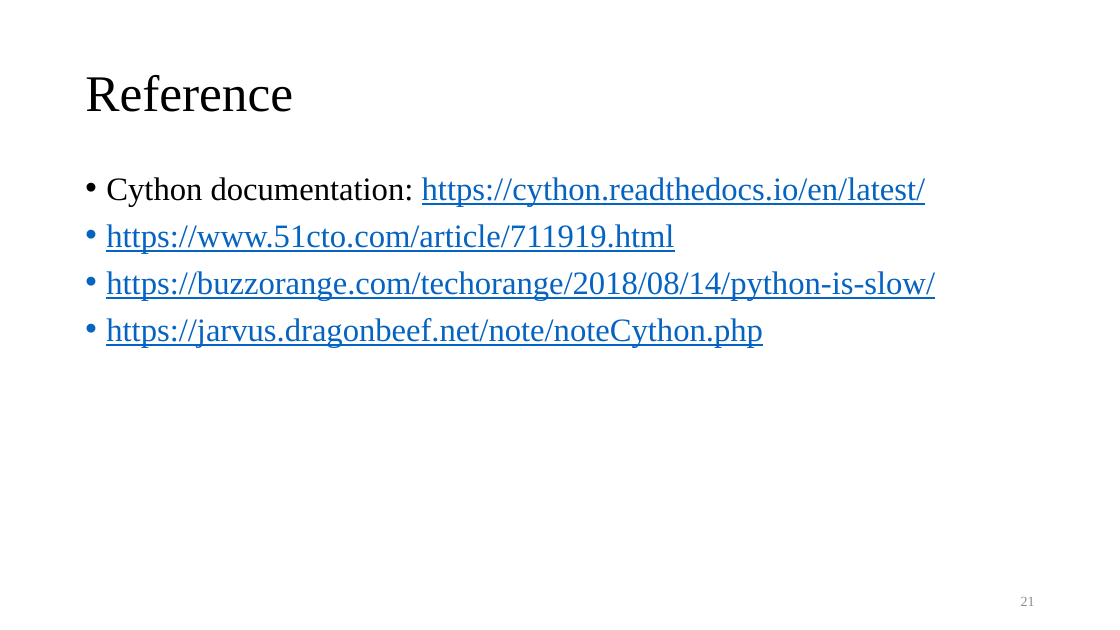
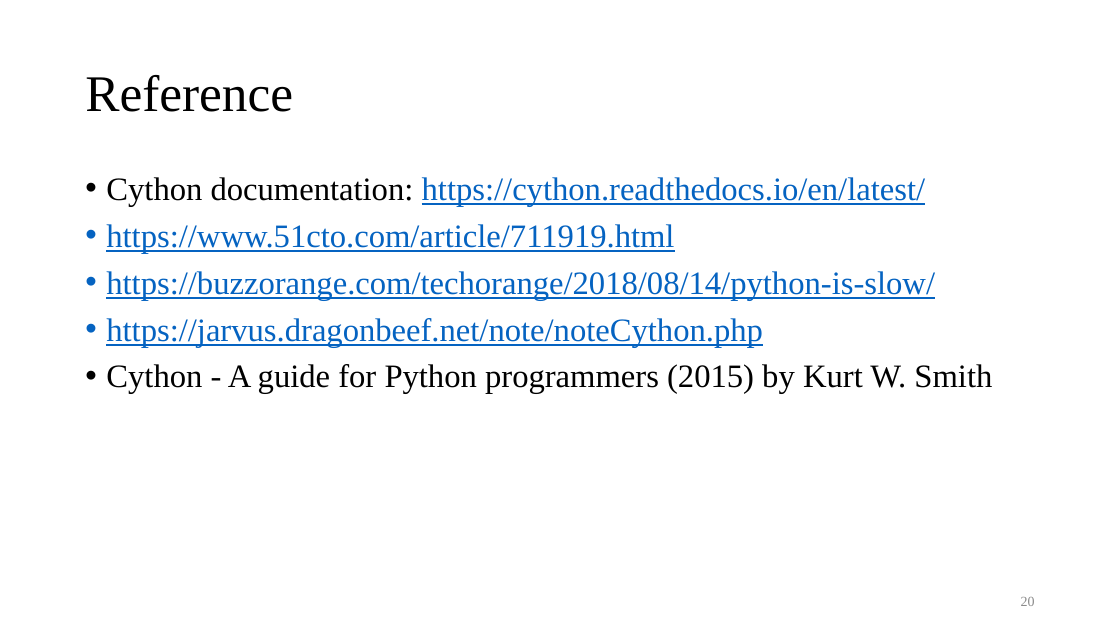
Before and after one commit to Ch-EnShen/intro_to_cp_I_mid, a slide deck: slide 20 of Introduction to cython.pptx (slide 21 before the commit). Drawn at 1120x630 pixels with LibreOffice and Linux fonts; fonts in the diff are those of the drawing. Boxes give left, top, right and bottom in pixels: in the first picture for what was removed or moved away, otherwise in the second. Text is boxed around its words. In the diff, an @@ line names an element or a change of style, - is before the commit and + after.

```diff
--- a/Introduction to cython.pptx
+++ b/Introduction to cython.pptx
@@ text at (106, 364, 992, 394): paragraph added @@
+• Cython - A guide for Python programmers (2015) by Kurt W. Smith
@@ page number at (1021, 597, 1035, 606): text changed @@
-21
+20
```
Also in this commit, not shown: 6 other slides changed, 1 slide added, 2 slides removed, 2 other files.
